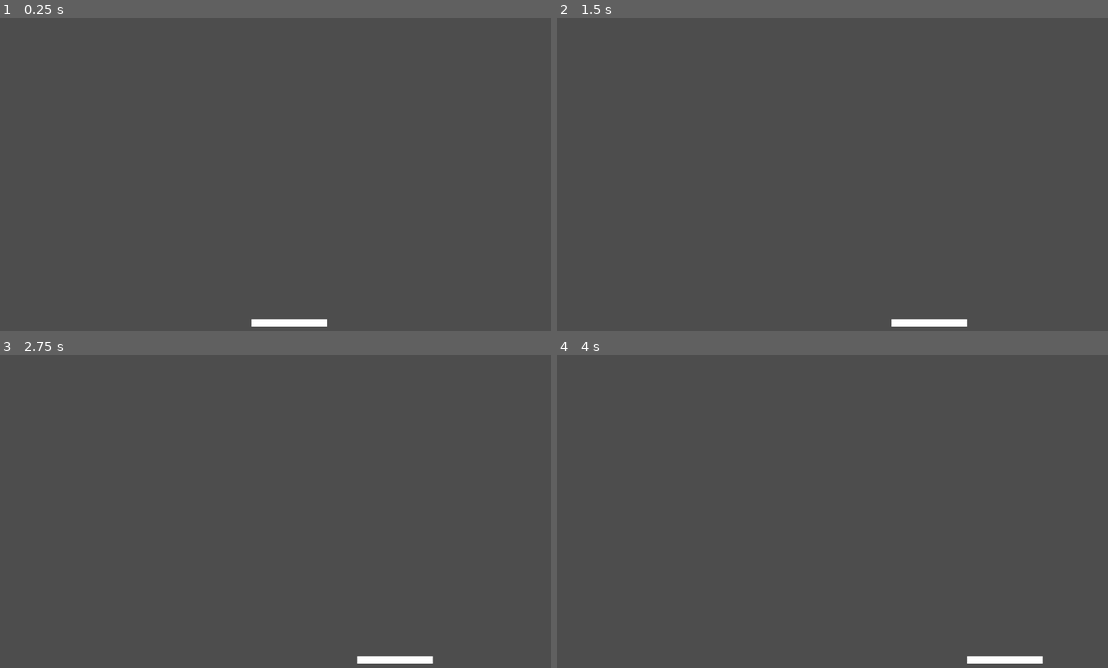
Above: before the commit, frames 1-4 (two rows, left to right).
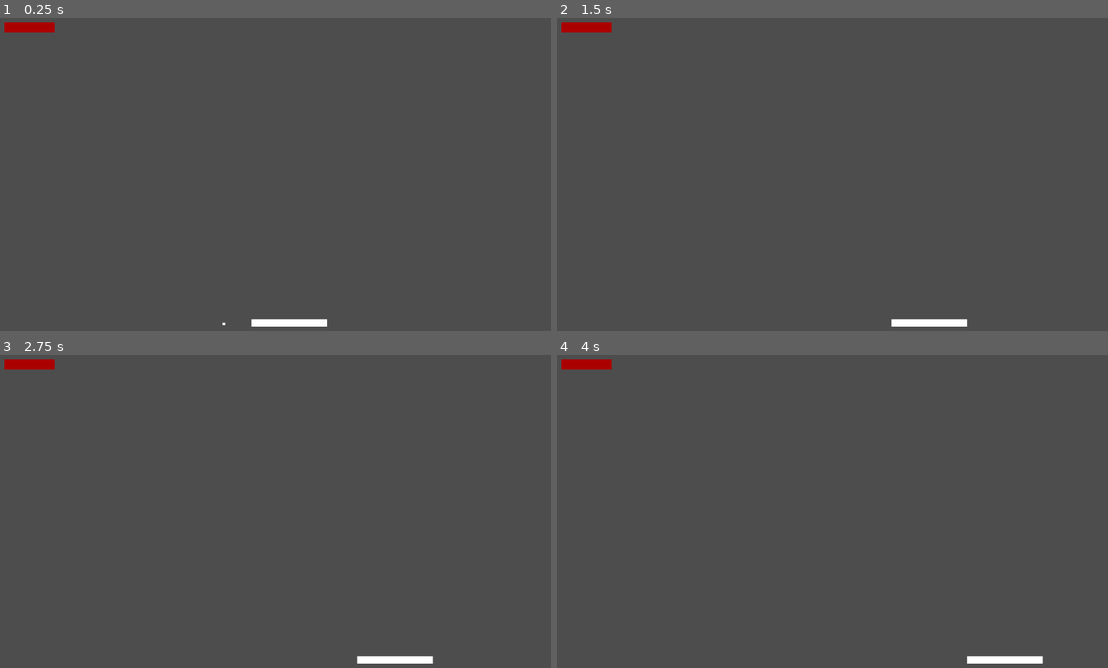
Above: after the commit, the same moments.

Repository: andreiraphel/Breakout
Game: Godot game, scene res://main.tscn
Same seed, same stepped clock (60 frames per second), same inputs: the game is played once before the commit and once after it. The project has no main scene, so this scene is started directly.
Inputs:
- Up to frame 1 (0.25 s): no input
- Up to frame 2 (1.5 s): hold Right (ui_right) 0.53-1.28 s; hold Left (ui_left) from 1.28 s (still down)
- Up to frame 3 (2.75 s): release Left (ui_left) at 2.03 s; hold Right (ui_right) from 2.03 s (still down)
- Up to frame 4 (4 s): release Right (ui_right) at 3.53 s; hold Left (ui_left) from 3.53 s (still down)

The runs differ from the first frame. In frame 1, 0.3% of the frame differs, in the area x 0-41%, y 1-99%; in frame 2, 0.3%; in frame 3, 0.3%; in frame 4, 0.3%.

Commit message:
added ball

Diff:
--- /dev/null
+++ b/Ball.gd
@@ -0,0 +1,11 @@
+extends RigidBody2D
+
+
+# Called when the node enters the scene tree for the first time.
+func _ready():
+	pass # Replace with function body.
+
+
+# Called every frame. 'delta' is the elapsed time since the previous frame.
+func _process(delta):
+	pass
--- /dev/null
+++ b/Red.gd
@@ -0,0 +1,15 @@
+extends StaticBody2D
+
+
+# Called when the node enters the scene tree for the first time.
+func _ready():
+	pass # Replace with function body.
+
+
+# Called every frame. 'delta' is the elapsed time since the previous frame.
+func _process(delta):
+	pass
+
+
+func _on_area_2d_body_entered(body):
+	pass # Replace with function body.
--- /dev/null
+++ b/main.gd
@@ -0,0 +1,12 @@
+extends Node2D
+
+
+
+# Called when the node enters the scene tree for the first time.
+func _ready():
+	pass # Replace with function body.
+
+
+# Called every frame. 'delta' is the elapsed time since the previous frame.
+func _process(delta):
+	pass
--- a/main.tscn
+++ b/main.tscn
@@ -1,14 +1,34 @@
-[gd_scene load_steps=3 format=3 uid="uid://dv44lxbmulk16"]
+[gd_scene load_steps=11 format=3 uid="uid://dv44lxbmulk16"]
 
+[ext_resource type="Script" path="res://main.gd" id="1_hsous"]
 [ext_resource type="Script" path="res://Player.gd" id="1_trjbq"]
+[ext_resource type="Script" path="res://Ball.gd" id="3_18fpr"]
+[ext_resource type="Script" path="res://Red.gd" id="3_p12y1"]
 
 [sub_resource type="RectangleShape2D" id="RectangleShape2D_1o630"]
-size = Vector2(150, 16)
+size = Vector2(153, 18)
+
+[sub_resource type="RectangleShape2D" id="RectangleShape2D_58lkb"]
+size = Vector2(150, 15)
+
+[sub_resource type="RectangleShape2D" id="RectangleShape2D_kxvlv"]
+size = Vector2(5, 5)
+
+[sub_resource type="RectangleShape2D" id="RectangleShape2D_c5ann"]
+size = Vector2(7, 7)
+
+[sub_resource type="RectangleShape2D" id="RectangleShape2D_qj88r"]
+size = Vector2(100, 20)
+
+[sub_resource type="RectangleShape2D" id="RectangleShape2D_or8fe"]
+size = Vector2(100, 20)
 
 [node name="main" type="Node2D"]
+script = ExtResource("1_hsous")
 
 [node name="Player" type="CharacterBody2D" parent="."]
 script = ExtResource("1_trjbq")
+metadata/_edit_group_ = true
 
 [node name="ColorRect" type="ColorRect" parent="Player"]
 anchors_preset = 8
@@ -24,5 +44,70 @@
 grow_vertical = 2
 
 [node name="CollisionShape2D" type="CollisionShape2D" parent="Player"]
-position = Vector2(575, 608)
+position = Vector2(575.5, 608)
 shape = SubResource("RectangleShape2D_1o630")
+
+[node name="Area2D" type="Area2D" parent="Player"]
+
+[node name="CollisionShape2D" type="CollisionShape2D" parent="Player/Area2D"]
+position = Vector2(575, 607.5)
+shape = SubResource("RectangleShape2D_58lkb")
+
+[node name="Ball" type="RigidBody2D" parent="."]
+position = Vector2(-129, -16)
+script = ExtResource("3_18fpr")
+metadata/_edit_group_ = true
+
+[node name="ColorRect" type="ColorRect" parent="Ball"]
+anchors_preset = 8
+anchor_left = 0.5
+anchor_top = 0.5
+anchor_right = 0.5
+anchor_bottom = 0.5
+offset_left = 572.0
+offset_top = 595.0
+offset_right = 577.0
+offset_bottom = 600.0
+grow_horizontal = 2
+grow_vertical = 2
+pivot_offset = Vector2(2.5, 2.5)
+
+[node name="Area2D" type="Area2D" parent="Ball"]
+
+[node name="CollisionShape2D" type="CollisionShape2D" parent="Ball/Area2D"]
+position = Vector2(574.5, 597.5)
+shape = SubResource("RectangleShape2D_kxvlv")
+
+[node name="CollisionShape2D" type="CollisionShape2D" parent="Ball"]
+position = Vector2(574.5, 597.5)
+shape = SubResource("RectangleShape2D_c5ann")
+
+[node name="Red" type="StaticBody2D" parent="."]
+script = ExtResource("3_p12y1")
+
+[node name="ColorRect" type="ColorRect" parent="Red"]
+anchors_preset = 8
+anchor_left = 0.5
+anchor_top = 0.5
+anchor_right = 0.5
+anchor_bottom = 0.5
+offset_left = 10.0
+offset_top = 10.0
+offset_right = 110.0
+offset_bottom = 30.0
+grow_horizontal = 2
+grow_vertical = 2
+pivot_offset = Vector2(50, 10)
+color = Color(0.670588, 0, 0, 1)
+
+[node name="CollisionShape2D" type="CollisionShape2D" parent="Red"]
+position = Vector2(60, 20)
+shape = SubResource("RectangleShape2D_qj88r")
+
+[node name="Area2D" type="Area2D" parent="Red"]
+
+[node name="CollisionShape2D" type="CollisionShape2D" parent="Red/Area2D"]
+position = Vector2(60, 20)
+shape = SubResource("RectangleShape2D_or8fe")
+
+[connection signal="body_entered" from="Red/Area2D" to="Red" method="_on_area_2d_body_entered"]
